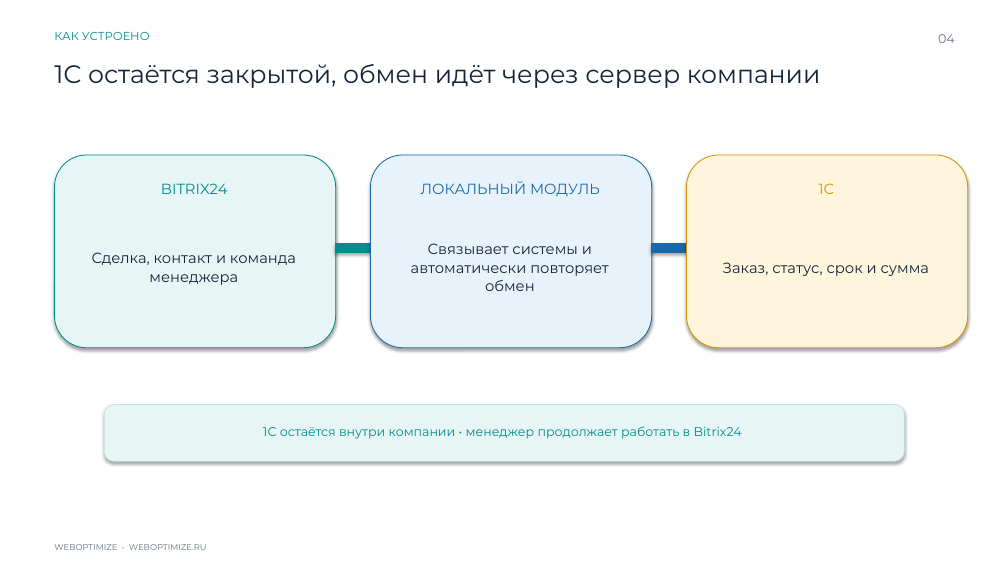
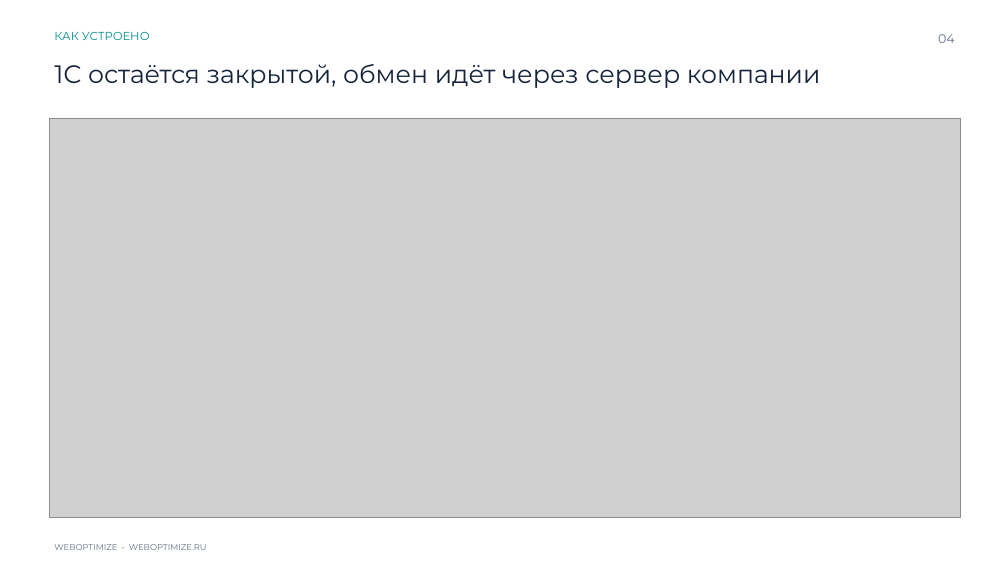
Before and after one commit to expertvizoff-cpu/ptz-steklo-case-files, a slide deck: slide 4 of downloads/ptz-steklo-weboptimize-case.pptx. Drawn at 1008x567 pixels with LibreOffice and Linux fonts; fonts in the diff are those of the drawing; grey boxes stand for pictures. Boxes give left, top, right and bottom in pixels: in the first picture for what was removed or moved away, otherwise in the second. Text is boxed around its words. In the diff, an @@ line names an element or a change of style, - is before the commit and + after.

```diff
--- a/downloads/ptz-steklo-weboptimize-case.pptx
+++ b/downloads/ptz-steklo-weboptimize-case.pptx
@@ picture added at <box>49,119,960,517</box> @@
@@ rounded rectangle removed at <box>54,155,336,348</box> @@
@@ rounded rectangle removed at <box>371,155,652,348</box> @@
@@ rounded rectangle removed at <box>687,155,968,348</box> @@
@@ text removed at <box>161,183,227,194</box> @@
-BITRIX24
@@ text removed at <box>421,181,600,196</box> @@
-ЛОКАЛЬНЫЙ МОДУЛЬ
@@ text removed at <box>818,183,834,194</box> @@
-1С
@@ text removed at <box>92,252,296,285</box> @@
-Сделка, контакт и команда менеджера
@@ rectangle removed at <box>336,243,371,253</box> @@
@@ text removed at <box>411,243,609,291</box> @@
-Связывает системы и автоматически повторяет обмен
@@ rectangle removed at <box>652,243,687,253</box> @@
@@ text removed at <box>723,262,929,276</box> @@
-Заказ, статус, срок и сумма
@@ rounded rectangle removed at <box>104,405,904,461</box> @@
@@ text removed at <box>263,426,742,439</box> @@
-1С остаётся внутри компании • менеджер продолжает работать в Bitrix24
```
Also in this commit, not shown: 5 other slides changed, 1 slide added, 1 slide removed, 3 other files.
